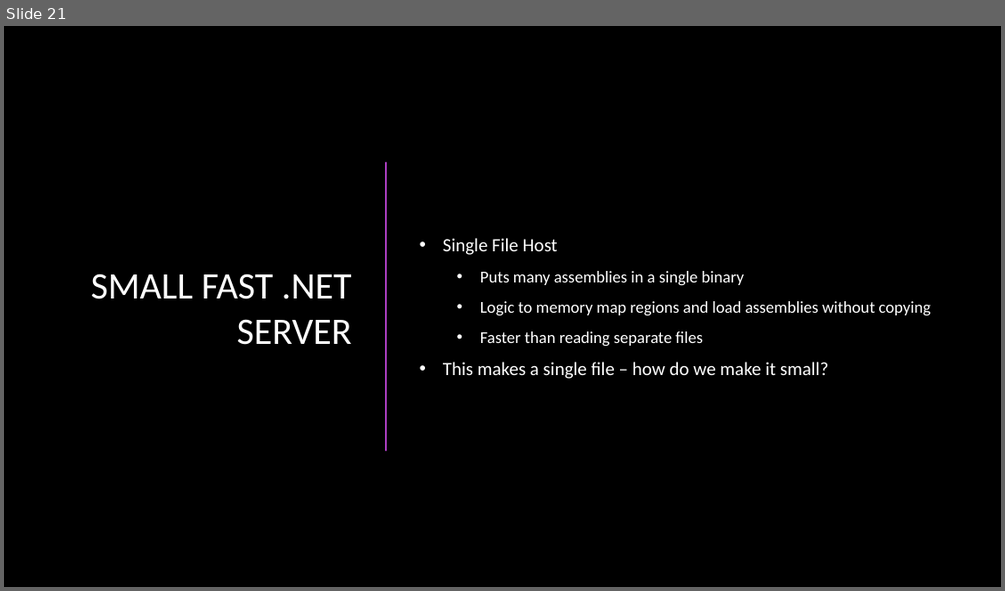
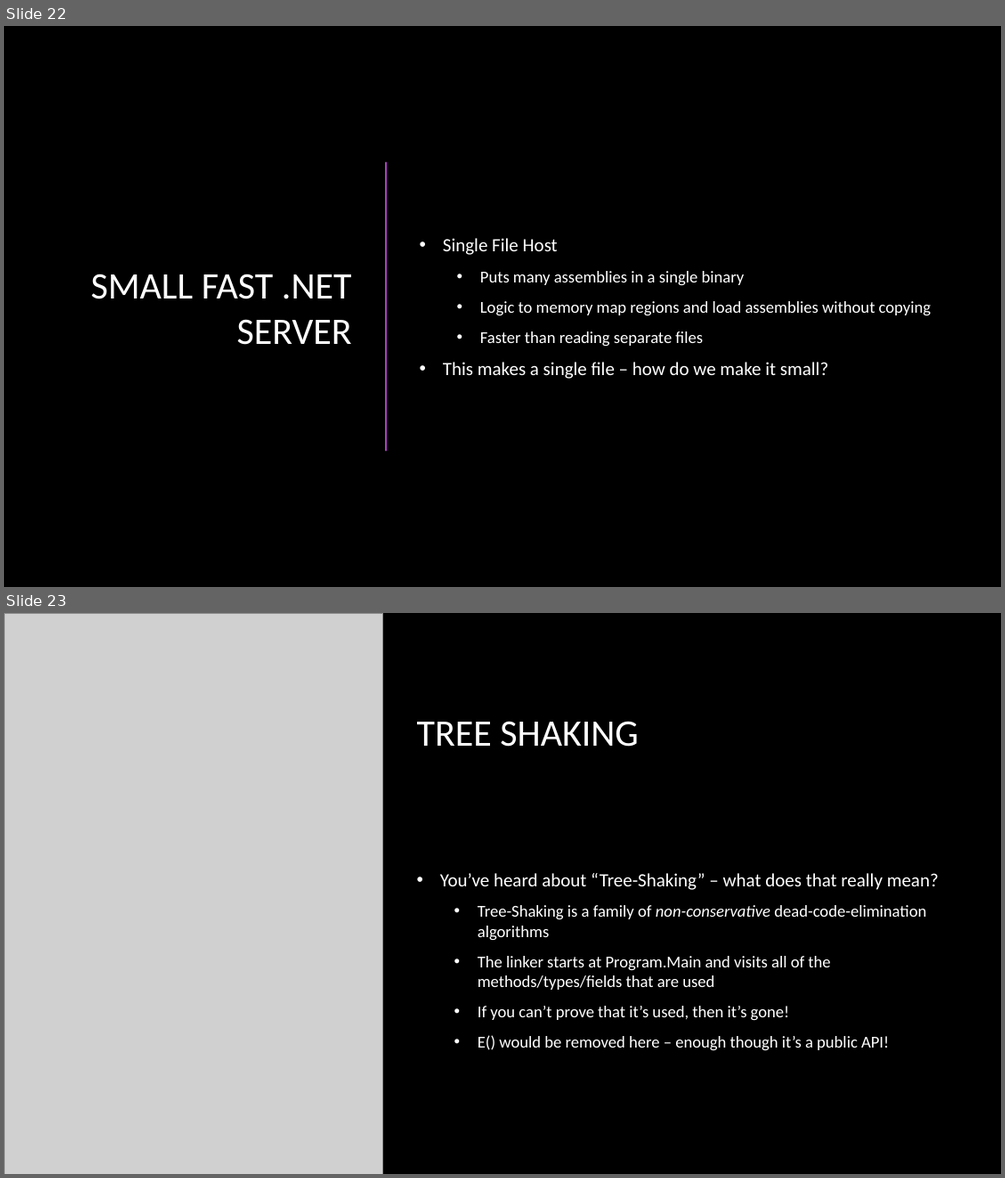
Before and after one commit to rynowak/Presentations, a slide deck: 2019/NDCSyndey/slides.pptx. Shown one above the other, each under a label of ours: slide 21 before the commit, slides 22 and 23 after it. The pictures are 1005x591 and 1005x1178 pixels, drawn with LibreOffice and Linux fonts; fonts in the diff are those of the drawing; grey boxes stand for pictures; background and template pictures are left out. Boxes give left, top, right and bottom in pixels: in the first picture for what was removed or moved away, otherwise in the second. Text is boxed around its words. In the diff, an @@ line names an element or a change of style, - is before the commit and + after.

```diff
--- a/2019/NDCSyndey/slides.pptx
+++ b/2019/NDCSyndey/slides.pptx
@@ slide 23 added at [4, 613, 1001, 1174], background picture (left out) @@
@@ picture added at [4, 613, 383, 1174] @@
@@ title added at [417, 721, 639, 747], 36 pt, text #FFFFFF @@
+TREE SHAKING
@@ text added at [440, 873, 938, 1051], 16 pt, text #FFFFFF @@
+• You’ve heard about “Tree-Shaking” – what does that really mean?
+  • Tree-Shaking is a family of non-conservative dead-code-elimination algorithms
+  • The linker starts at Program.Main and visits all of the methods/types/fields that are used
+  • If you can’t prove that it’s used, then it’s gone!
+  • E() would be removed here – enough though it’s a public API!
@@ what was slide 21 is now slide 22 @@
```
Also in this commit, not shown: 7 slides changed, 7 other slides added.
